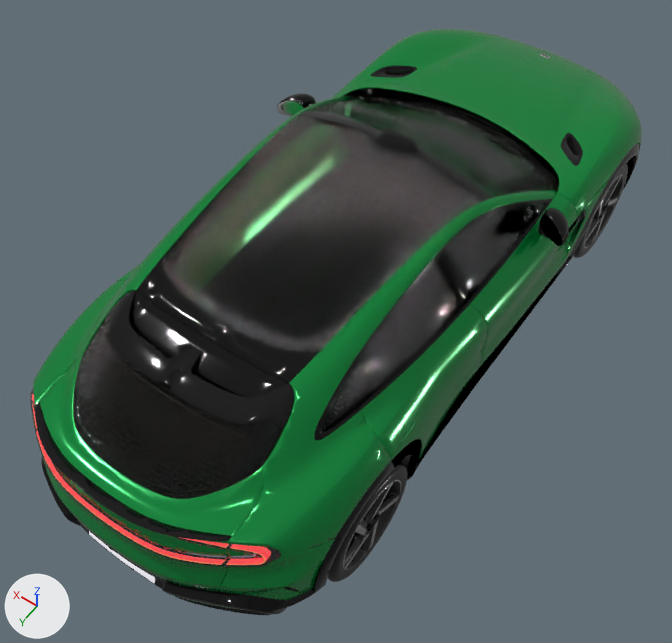
The glTF model assets/cars/xiaomi_yu7.glb: old version first, new version second.
The view is the same before and after, from a 50 mm camera at (-0.0205, 0.0331, 0.0497) aimed at (-0.0001, 0.0046, 0.005). Every picture has the same lights, and +X, +Y and +Z are marked at lower left. The first picture is the older version. Where no turn or scale is listed for an object, it has been applied to the vertices.

Objects in the first picture: 'Yu7:carGlass_back_1_carGlass_back_1_Car glass6_Windows_0', 'Yu7:carGlass_back_2_Side_1_1__carGlass_back_2_Side_1_001_pasted__Car glass6_Windows_0', 'Yu7:carGlass_back_2_Side_carGlass_back_2_Side_pasted__Car glass4_Windows_0', 'Yu7:carGlass_front_1_carGlass_front_1_pasted__Car glass1_Windows_0', 'Yu7:carGlass_front_2_Side_2_1__carGlass_front_2_Side_2_001_pasted__Car glass5_Windows_0', 'Yu7:carPaint_13_carPaint_13_lambert266_CarPaint_0', 'Yu7:carPaint_1_carPaint_1_lambert266_CarPaint_0', 'Yu7:carPaint_2_1__carPaint_2_001_lambert266_CarPaint_0', 'Yu7:carPaint_4_1__carPaint_4_001_lambert266_CarPaint_0', 'Yu7:carPaint_8_carPaint_8_lambert266_CarPaint_0', 'Yu7:carPlastic_BrilliantBlack_2_1_carPlastic_BrilliantBlack_2_1_Material #51_Plastic_SH_0', 'Yu7:carPlastic_BrilliantBlack_2_3_carPlastic_BrilliantBlack_2_3_Material #51_Plastic_SH_0', 'Yu7:carRoofSpoiler_carRoofSpoiler_lambert277_dark_Gray_Map_0', 'Yu7:carRoof_yu7_carRoof_yu7_pasted__Car glass_D_Glass_0' and 32 more.
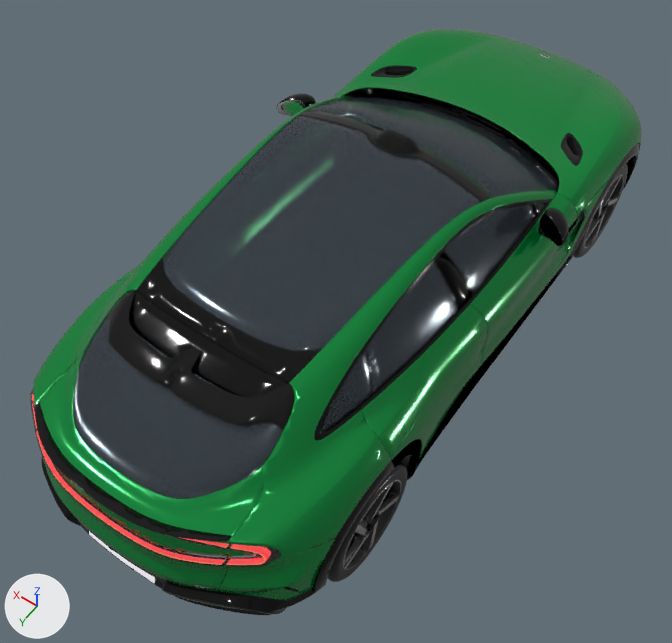
Boxes [x1, y1, x2, y2] around the edits, measured in the pictures (672 x 643 px):
'Yu7:carRoof_yu7_carRoof_yu7_pasted__Car glass_D_Glass_0', recoloured, surface changed
    both: [162, 115, 480, 351]
'Yu7:carGlass_back_1_carGlass_back_1_Car glass6_Windows_0', recoloured, surface changed
    both: [73, 318, 285, 499]
'Yu7:carGlass_front_1_carGlass_front_1_pasted__Car glass1_Windows_0', recoloured, surface changed
    both: [309, 97, 559, 197]
'Yu7:carGlass_back_2_Side_1_1__carGlass_back_2_Side_1_001_pasted__Car glass6_Windows_0', recoloured, surface changed
    both: [367, 262, 458, 393]
'Yu7:carGlass_front_2_Side_2_1__carGlass_front_2_Side_2_001_pasted__Car glass5_Windows_0', recoloured, surface changed
    both: [445, 205, 535, 292]
'Yu7:carGlass_back_2_Side_carGlass_back_2_Side_pasted__Car glass4_Windows_0', recoloured, surface changed
    both: [323, 349, 371, 431]

The change, as a list of edits to the scene's bpy script:
```text
Change mat_windows:
    remove mat_windows.transmission_weight = 1.0
    mat_windows.base_color: (0.0, 0.0, 0.0) -> (0.07, 0.09, 0.11)  # black #000000 -> greyish blue #4b555d
    mat_windows.roughness: 0.0 -> 0.12
    mat_windows.alpha: 0.25 -> 0.62
    mat_windows.metallic: 0.0 -> 0.5
```
